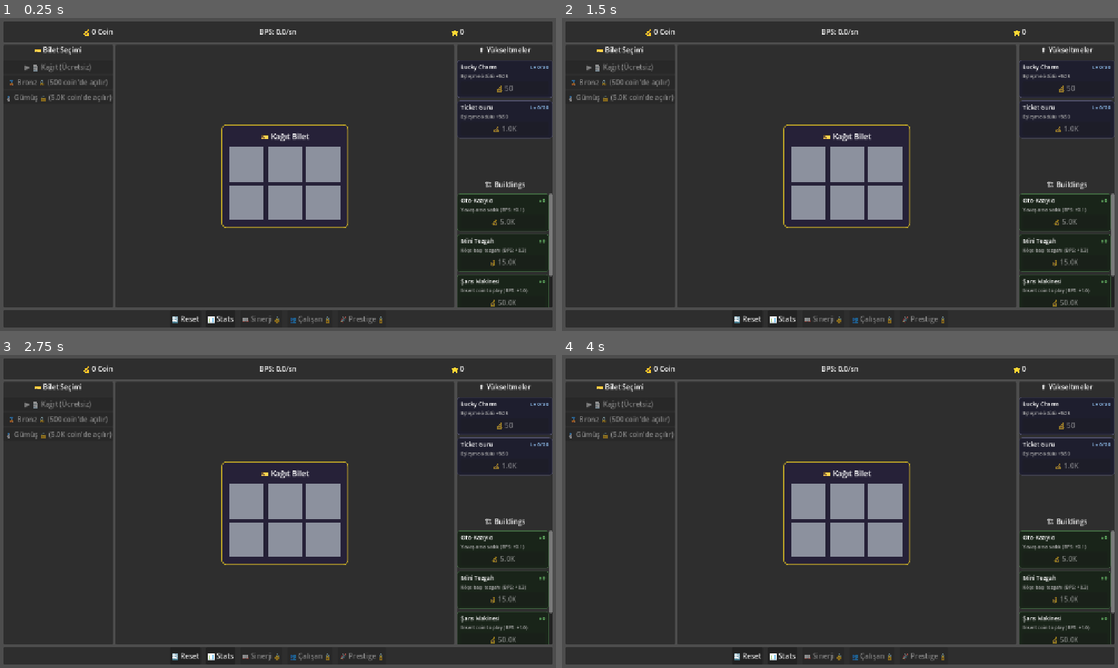
Above: before the commit, frames 1-4 (two rows, left to right).
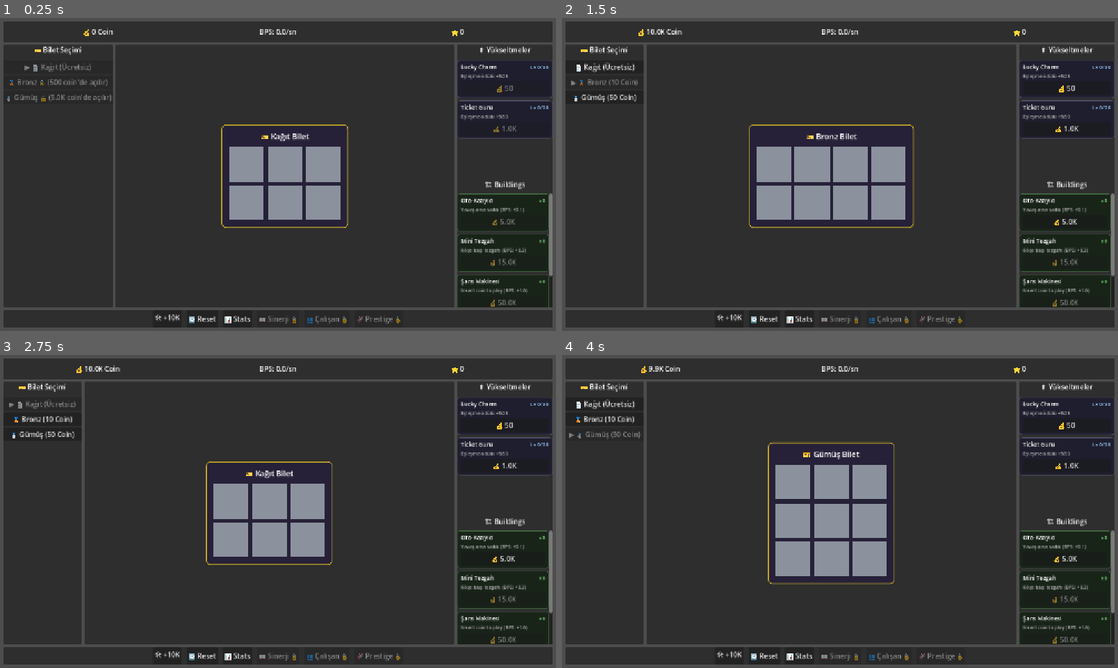
Above: after the commit, the same moments.

Repository: BYGGOLDENSTONE/scratch-and-rise
Game: Godot game, scene res://scenes/main/Main.tscn
The game is run twice, just before and just after one commit, with the same random seed, the same clock (stepped at 60 frames per second) and the same inputs.
Inputs (mouse positions are in pixels of both pictures, inside the frame that each line leads up to):
- Up to frame 1 (0.25 s): no input
- Up to frame 2 (1.5 s): click (728, 318) at 0.5 s, where only the run after the commit has a clickable "🛠 +10K"; click (606, 80) at 1.25 s, where only the run after the commit has a clickable "🥉 Bronz (10 Coin)"
- Up to frame 3 (2.75 s): click (44, 405) at 2 s, where only the run after the commit has a clickable "📄 Kağıt (Ücretsiz)"
- Up to frame 4 (4 s): click "📊 Stats" at 2.75 s; click (606, 433) at 3.5 s, where only the run after the commit has a clickable "🥈 Gümüş (50 Coin)"

The runs differ from the first frame. In frame 1, 0.5% of the frame differs, in the area x 28-72%, y 94-98%; in frame 2, 4.8%; in frame 3, 4.5%; in frame 4, 7.5%, in the area x 1-93%, y 3-98%.

Commit message:
Dev mode: +10K coin butonu, CLAUDE.md D6 durumu güncellendi
Co-Authored-By: Claude Opus 4.6 <noreply@anthropic.com>

Diff:
--- a/scenes/main/Main.tscn
+++ b/scenes/main/Main.tscn
@@ -172,6 +172,11 @@
 alignment = 1
 theme_override_constants/separation = 12
 
+[node name="DevAddBtn" type="Button" parent="UILayer/UIRoot/VBox/BottomBar/HBox"]
+unique_name_in_owner = true
+layout_mode = 2
+text = "🛠 +10K"
+
 [node name="ResetBtn" type="Button" parent="UILayer/UIRoot/VBox/BottomBar/HBox"]
 unique_name_in_owner = true
 layout_mode = 2
--- a/scripts/main.gd
+++ b/scripts/main.gd
@@ -24,6 +24,7 @@
 @onready var bronze_btn: Button = %BronzeBtn
 @onready var silver_btn: Button = %SilverBtn
 @onready var reset_btn: Button = %ResetBtn
+@onready var dev_add_btn: Button = %DevAddBtn
 @onready var building_list: VBoxContainer = %BuildingList
 
 ## Buton → bilet türü eşlemesi
@@ -44,6 +45,7 @@
 	bronze_btn.pressed.connect(_on_ticket_selected.bind("bronze"))
 	silver_btn.pressed.connect(_on_ticket_selected.bind("silver"))
 	reset_btn.pressed.connect(_on_reset_pressed)
+	dev_add_btn.pressed.connect(_on_dev_add)
 
 	SaveManager.load_game()
 	_update_all_ui()
@@ -224,3 +226,8 @@
 	_update_all_ui()
 	_spawn_new_ticket()
 	print("[Main] Game reset!")
+
+
+func _on_dev_add() -> void:
+	GameState.add_coins(10_000)
+	print("[Dev] +10K coin")
Not shown, changed: CLAUDE.md
